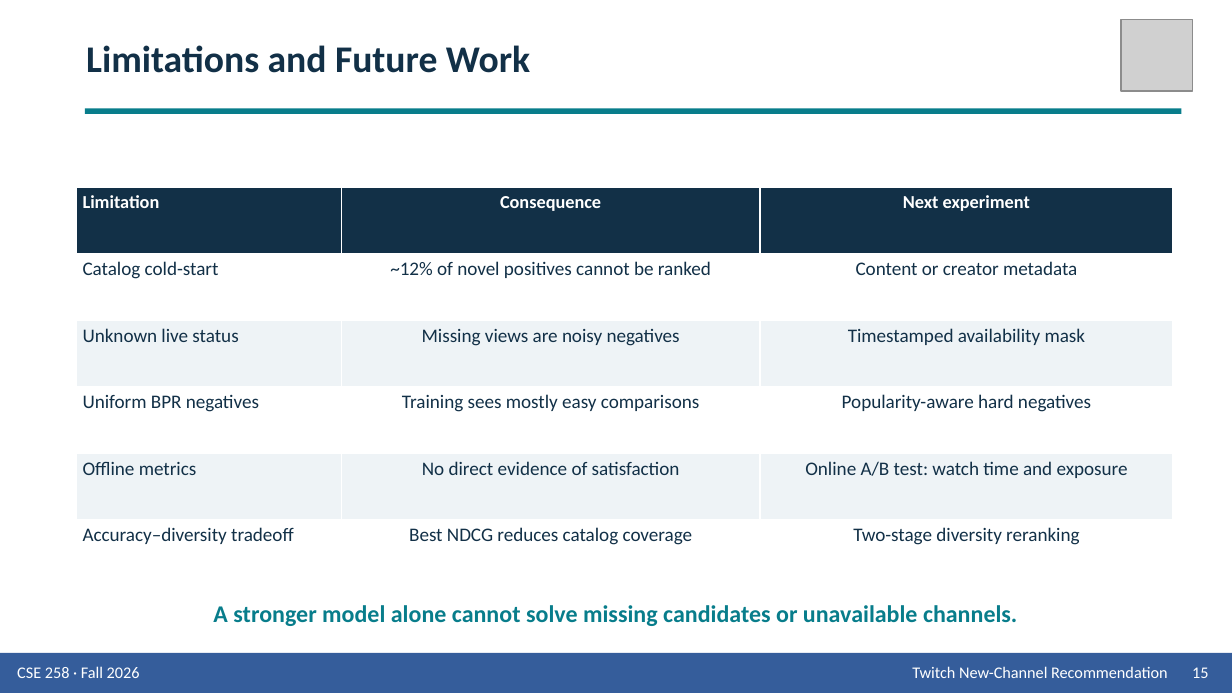
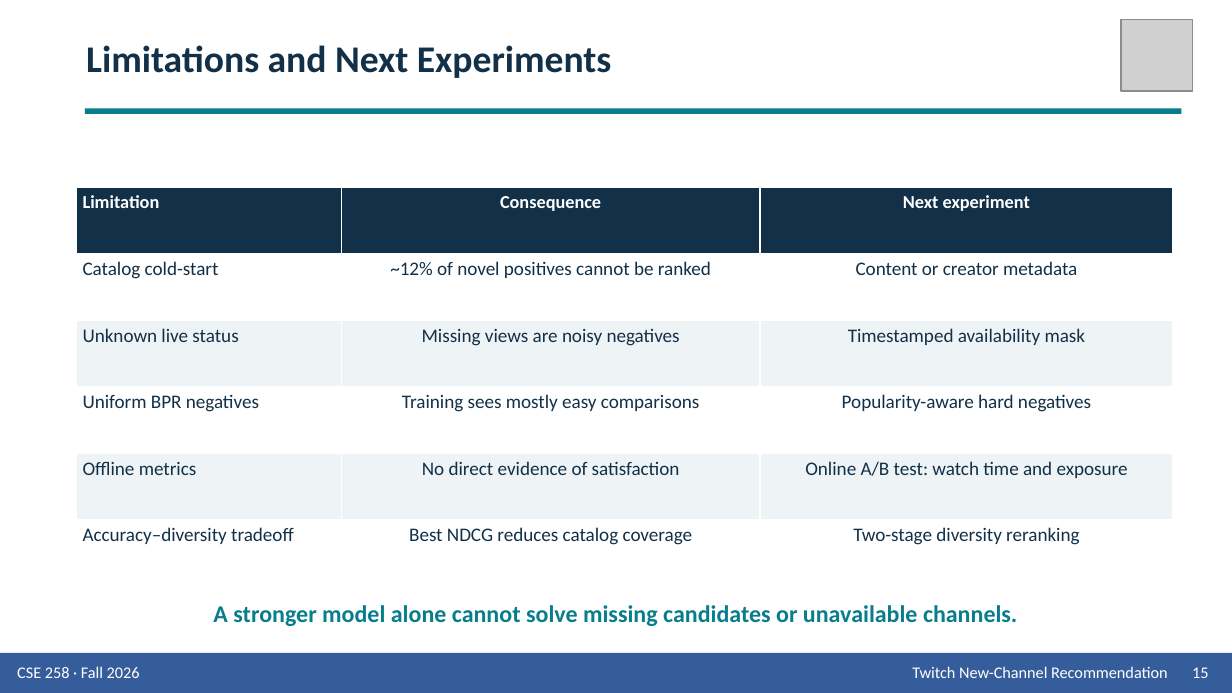
Before and after one commit to Wen-Chieh-Lo/You-know-who-did-God-did-, a slide deck: slide 15 of presentation/Group_9_Presentation_Twitch.pptx. Drawn at 1232x693 pixels with LibreOffice and Linux fonts; fonts in the diff are those of the drawing; grey boxes stand for pictures. Boxes give left, top, right and bottom in pixels: in the first picture for what was removed or moved away, otherwise in the second. Text is boxed around its words. In the diff, an @@ line names an element or a change of style, - is before the commit and + after.

Commit message:
Reframe results as motivated experiments

```diff
--- a/presentation/Group_9_Presentation_Twitch.pptx
+++ b/presentation/Group_9_Presentation_Twitch.pptx
@@ text at <box>86,45,612,78</box>: text changed @@
-Limitations and Future Work
+Limitations and Next Experiments
```
Also in this commit, not shown: 12 other slides changed, 2 other files.
